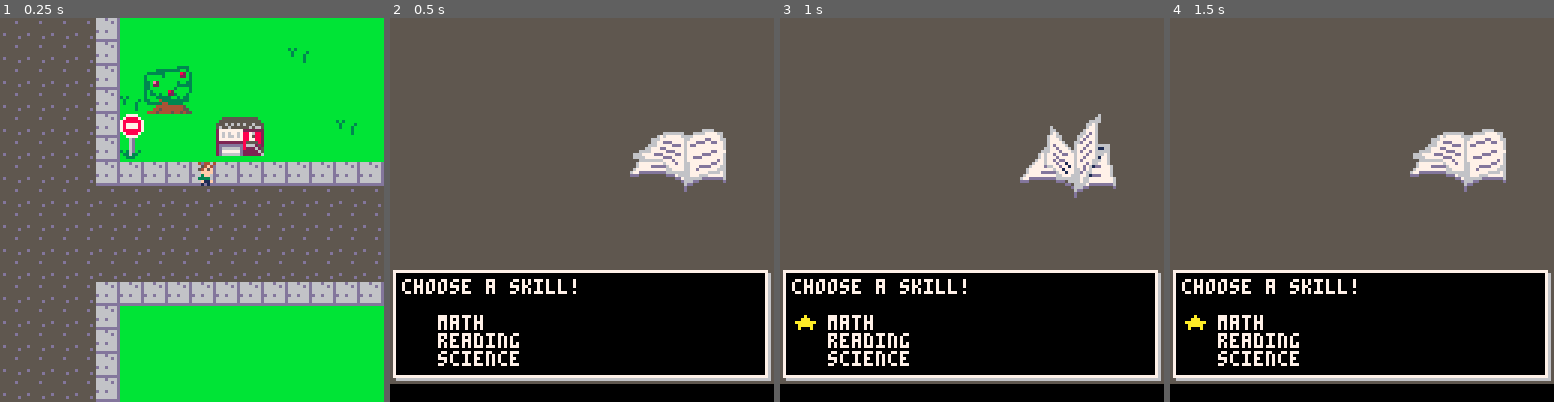
Above: before the commit, frames 1-4 (left to right).
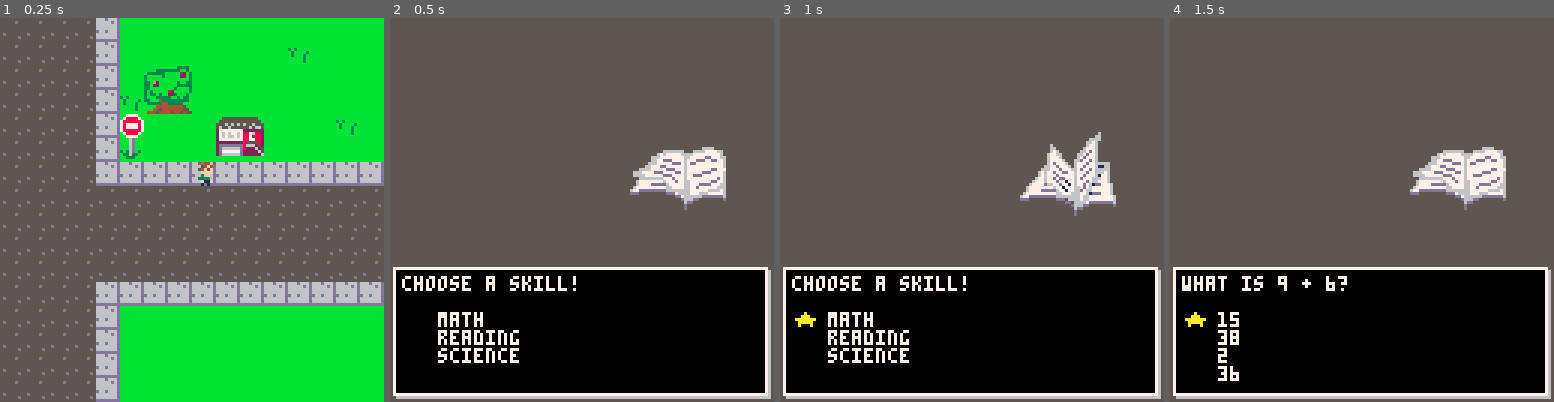
Above: after the commit, the same moments.

Repository: Toofty5/pico8
Game: PICO-8 cartridge tq.p8
The game is run twice, just before and just after one commit, with the same random seed, the same clock (stepped at 60 frames per second) and the same inputs.
Inputs:
- Up to frame 1 (0.25 s): no input
- Up to frame 2 (0.5 s): tap X (X key) at 0.33 s
- Up to frame 3 (1 s): no input
- Up to frame 4 (1.5 s): tap X (X key) at 1.07 s

Frame 1 is identical in both runs. In frame 2, 11% of the frame differs, in the area x 0-100%, y 28-100%; in frame 3, 11%; in frame 4, 12%.

Commit message:
Getting started on math attack

Diff:
--- a/tq.p8
+++ b/tq.p8
@@ -7,6 +7,7 @@
 	prev_state=0
 	startmx=24
 	startmy=22
+	math_max=20
 
 
 	m_width= 4*16
@@ -180,7 +181,7 @@
 	fight_ui={}
 
 	ui_hw_main={
-		x1=2,y1=91,x2=126,y2=126,
+		x1=2,y1=84,x2=126,y2=126,
 		text={
 			"choose a skill!",
 			"",
@@ -189,10 +190,6 @@
 			"   science"},
 		choice=true
 	}
-	ui_hw_math={
-		x1=2,y1=91,x2=126,y2=126,
-		text={"math!"}
-	}
 	_update=update_fight
 	_draw=draw_fight
 end
@@ -200,9 +197,52 @@
 function update_fight()
 	if fight_state=="main" then
 		fight_ui={ui_hw_main}
-
-
-	end
+		choice=-1
+		chooser()
+		if choice==0 then
+			init_math()
+		end
+	end
+
+	t+=1
+end
+
+
+function init_math()
+	num_a=flr(rnd(19)+1)
+	num_b=flr(rnd(19)+1)
+	if num_a<num_b then
+		num_c=num_b
+		num_b=num_a
+		num_a=num_c
+	end
+
+	ui_hw_math={
+		x1=2,y1=84,x2=126,y2=126,
+		text={"what is "..num_a..
+		" + "..num_b.."?",""},
+		choice=true
+	}
+
+	choices={}
+	for i=1,4 do
+		add(choices,flr(rnd(2*math_max)))
+	end
+	choices[flr(rnd(4))+1] = num_a+num_b
+
+	for x in all(choices) do
+		add(ui_hw_math.text,"   "..x)
+	end
+
+
+	_update=update_math
+end
+
+function update_math()
+	fight_ui={ui_hw_math}
+
+	choice=-1
+	chooser()
 
 	t+=1
 end
@@ -212,9 +252,7 @@
 	draw_enemy()
 	for obj in all(fight_ui) do
 		draw_ui(obj)
-		chooser()
-	end
-
+	end
 end
 
 
@@ -238,14 +276,12 @@
 	end
 
 	if obj.choice then
-		print("★",5,99+sel*6,
+		print("★",5,98+sel*6,
 		(flr(t/10)%2)*10)
 	end
 
 end
 
-function update_ui()
-end
 
 function chooser()
 	if btnp(⬆️) and sel > 0 then
